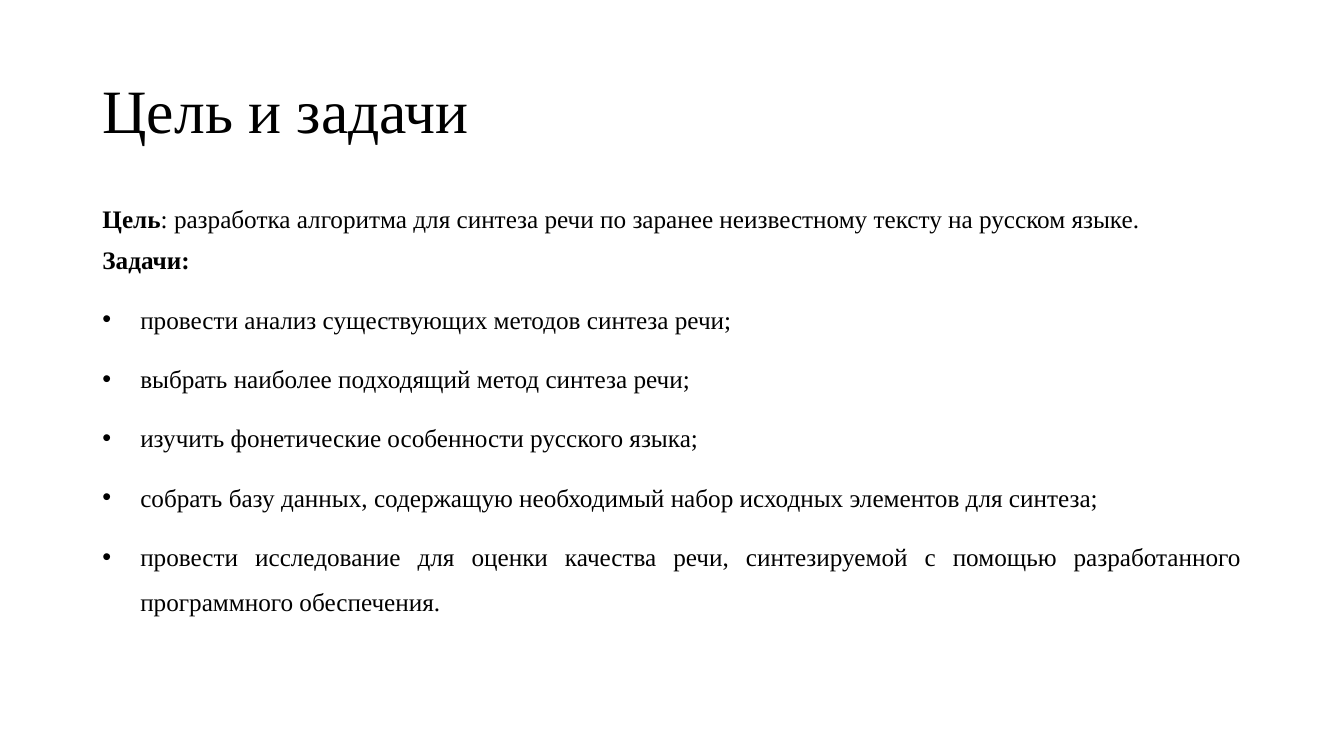
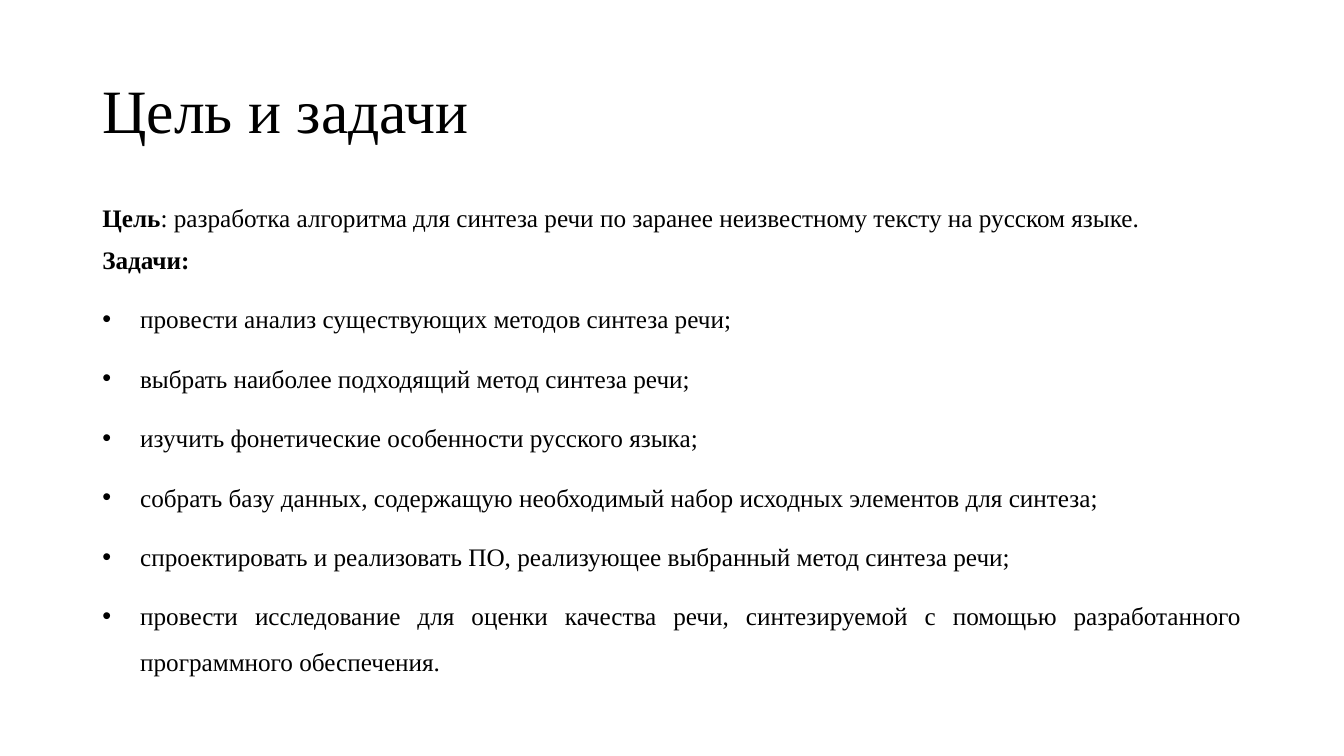
Before and after one commit to Painted-Black/BMSTU-TTS, a slide deck: slide 2 of NIR/nir_pr.pptx. Drawn at 1344x756 pixels with LibreOffice and Linux fonts; fonts in the diff are those of the drawing. Boxes give left, top, right and bottom in pixels: in the first picture for what was removed or moved away, otherwise in the second. Text is boxed around its words. In the diff, an @@ line names an element or a change of style, - is before the commit and + after.

```diff
--- a/NIR/nir_pr.pptx
+++ b/NIR/nir_pr.pptx
@@ text at box(102, 209, 1241, 677): indent changed @@
@@ text at box(140, 548, 1009, 572): paragraph added @@
+• спроектировать и реализовать ПО, реализующее выбранный метод синтеза речи;
```
Also in this commit, not shown: 6 other slides changed, 23 other files.
